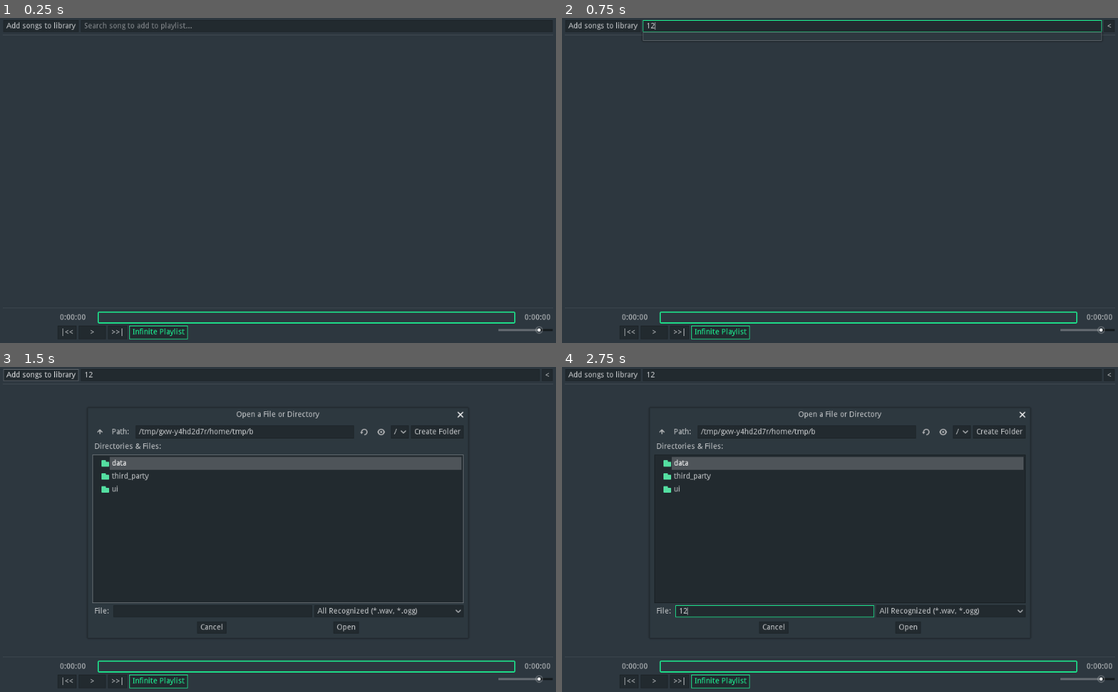
Above: before the commit, frames 1-4 (two rows, left to right).
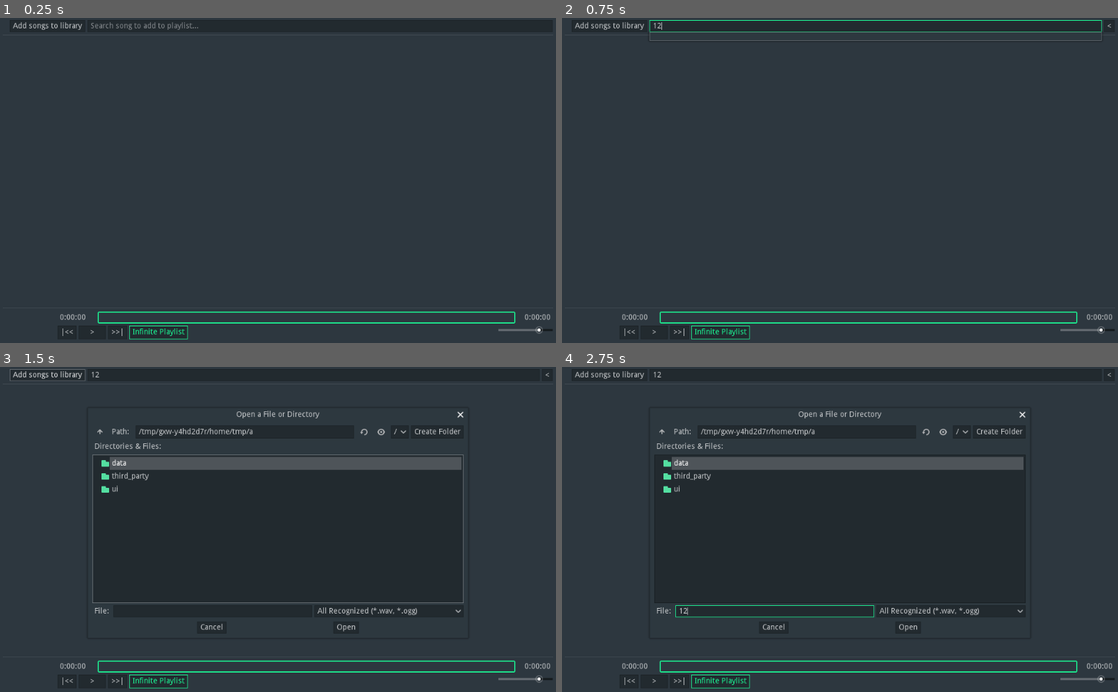
Above: after the commit, the same moments.

Repository: Wcubed/simple_music_player
Game: Godot game, scene res://ui/main.tscn
Two runs of this game, one before a commit and one after it. Both use one fixed random seed, a clock stepped at 60 frames per second and the inputs below.
Inputs (mouse positions are in pixels of both pictures, inside the frame that each line leads up to):
- Up to frame 1 (0.25 s): no input
- Up to frame 2 (0.75 s): click (878, 24) at 0.52 s; type "12" at 0.6 s
- Up to frame 3 (1.5 s): click "Add songs to library" at 1.25 s
- Up to frame 4 (2.75 s): click (773, 610) at 2.02 s; type "12" at 2.1 s

The runs differ from the first frame. In frame 1, 0.3% of the frame differs, in the area x 1-36%, y 1-4%; in frame 2, 0.2%; in frame 3, 0.2%; in frame 4, 0.2%.
Error after the commit: Invalid call. Nonexistent function 'get_song_count' in base 'Node (library.gd)'. (res://ui/main.gd:37)

Commit message:
+ Added display for the number of songs in the library.

Diff:
--- a/ui/main.gd
+++ b/ui/main.gd
@@ -24,12 +24,17 @@
 	_song_load_dialog.filters = _library._background_worker.AUDIO_FILE_FILTERS
 	_playlist_ui.set_library(_library)
 	_playlist.set_infinite(_playback_controls.is_infinite_playlist_enabled())
+	_update_song_count()
 
 	_set_volume(0.8)
 
 
 func _show_file_popup():
 	_song_load_dialog.popup_centered(Vector2(700, 400))
+
+
+func _update_song_count():
+	_playlist_ui.set_library_song_count(_library.get_song_count())
 
 
 func _play_next_song():
@@ -199,3 +204,11 @@
 
 func _on_PlaylistUi_add_song_to_playlist_requested(id: int):
 	_playlist.add_song_after_current_song(id)
+
+
+func _on_Library_songs_added(_ids):
+	_update_song_count()
+
+
+func _on_Library_songs_removed(_ids):
+	_update_song_count()
--- a/ui/main.tscn
+++ b/ui/main.tscn
@@ -58,11 +58,14 @@
 resizable = true
 mode = 3
 access = 2
-current_dir = "/WybeData/Library/Music"
-current_path = "/WybeData/Library/Music/"
+current_dir = "/media/data/WybeData/Projects/Godot/Programs/simple_music_player"
+current_path = "/media/data/WybeData/Projects/Godot/Programs/simple_music_player/"
+
 [connection signal="cover_image_loaded" from="Library" to="." method="_on_Library_cover_image_loaded"]
 [connection signal="songs_added" from="Library" to="Playlist" method="_on_songs_added_to_library"]
+[connection signal="songs_added" from="Library" to="." method="_on_Library_songs_added"]
 [connection signal="songs_removed" from="Library" to="Playlist" method="_on_songs_removed_from_library"]
+[connection signal="songs_removed" from="Library" to="." method="_on_Library_songs_removed"]
 [connection signal="currently_playing_updated" from="Playlist" to="VBoxContainer/PlaylistUi" method="_on_playlist_currently_playing_updated"]
 [connection signal="song_added" from="Playlist" to="VBoxContainer/PlaylistUi" method="_on_playlist_song_added"]
 [connection signal="song_removed" from="Playlist" to="VBoxContainer/PlaylistUi" method="_on_playlist_song_removed"]
--- a/ui/playlist_ui.gd
+++ b/ui/playlist_ui.gd
@@ -24,6 +24,7 @@
 onready var _scroll_container := $ScrollContainer
 onready var _container := $ScrollContainer/PlaylistContainer
 
+onready var _song_count_label := $HBoxContainer/SongCountLabel
 onready var _search_library_entry := $HBoxContainer/SearchLibraryEntry
 onready var _clear_search_button := $HBoxContainer/ClearSearchButton
 onready var _search_popup := $HBoxContainer/SearchLibraryEntry/SearchPopup
@@ -131,6 +132,10 @@
 	_search_popup.popup(Rect2(popup_x, popup_y, popup_width, 1))
 
 
+func set_library_song_count(count: int):
+	_song_count_label.text = "%s songs in library" % count
+
+
 func _on_entry_selected_by_pointer(idx: int):
 	emit_signal("play_song_by_index_requested", idx)
 
--- a/ui/playlist_ui.tscn
+++ b/ui/playlist_ui.tscn
@@ -15,13 +15,21 @@
 margin_right = 1024.0
 margin_bottom = 22.0
 
+[node name="SongCountLabel" type="Label" parent="HBoxContainer"]
+margin_right = 8.0
+margin_bottom = 22.0
+__meta__ = {
+"_edit_use_anchors_": false
+}
+
 [node name="AddSongButton" type="Button" parent="HBoxContainer"]
-margin_right = 139.0
+margin_left = 12.0
+margin_right = 151.0
 margin_bottom = 22.0
 text = "Add songs to library"
 
 [node name="SearchLibraryEntry" type="LineEdit" parent="HBoxContainer"]
-margin_left = 143.0
+margin_left = 155.0
 margin_right = 1024.0
 margin_bottom = 22.0
 size_flags_horizontal = 3
@@ -63,6 +71,7 @@
 __meta__ = {
 "_edit_use_anchors_": false
 }
+
 [connection signal="pressed" from="HBoxContainer/AddSongButton" to="." method="_on_AddSongButton_pressed"]
 [connection signal="gui_input" from="HBoxContainer/SearchLibraryEntry" to="." method="_on_SearchLibraryEntry_gui_input"]
 [connection signal="text_changed" from="HBoxContainer/SearchLibraryEntry" to="." method="_on_SearchLibraryEntry_text_changed"]
